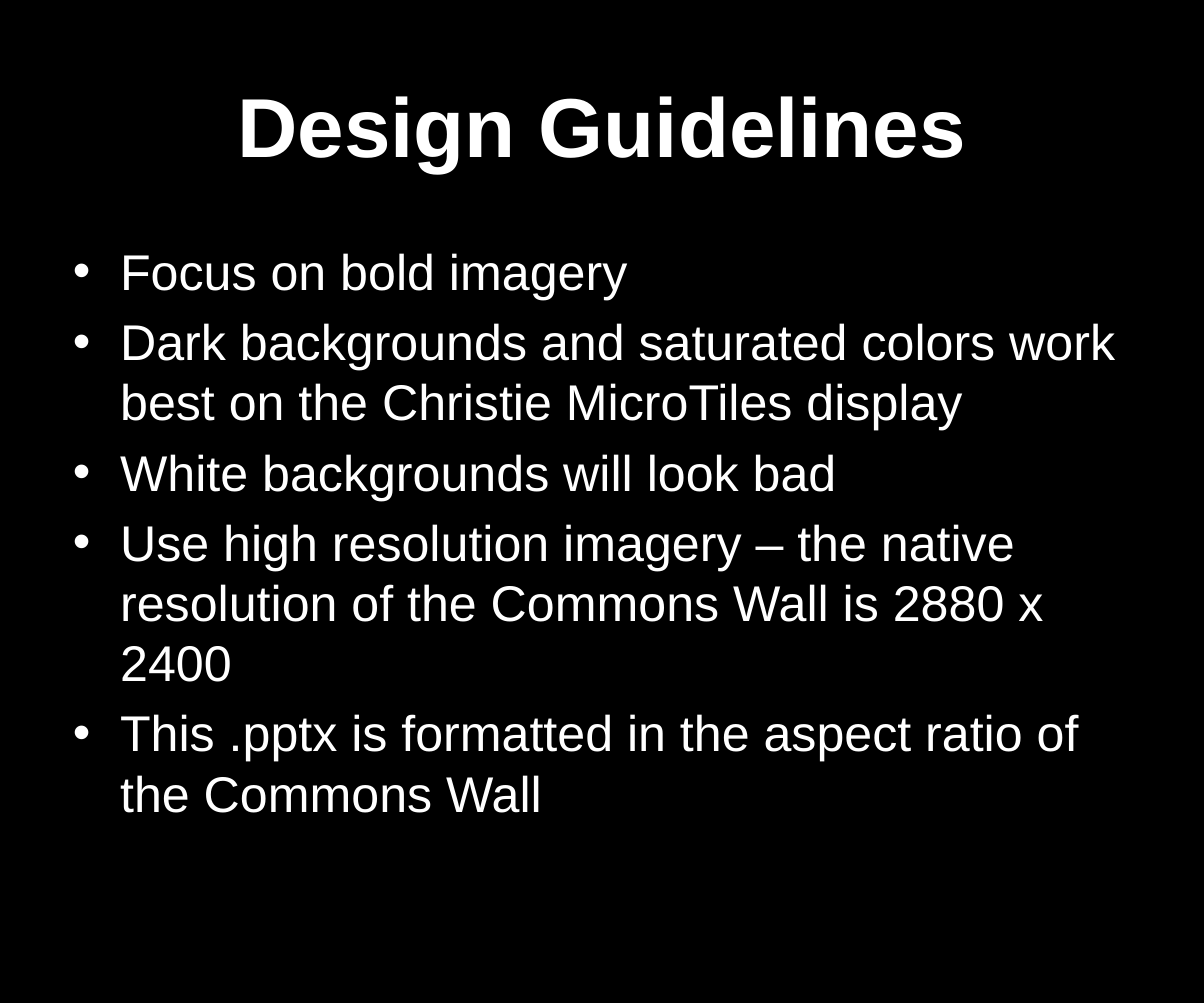
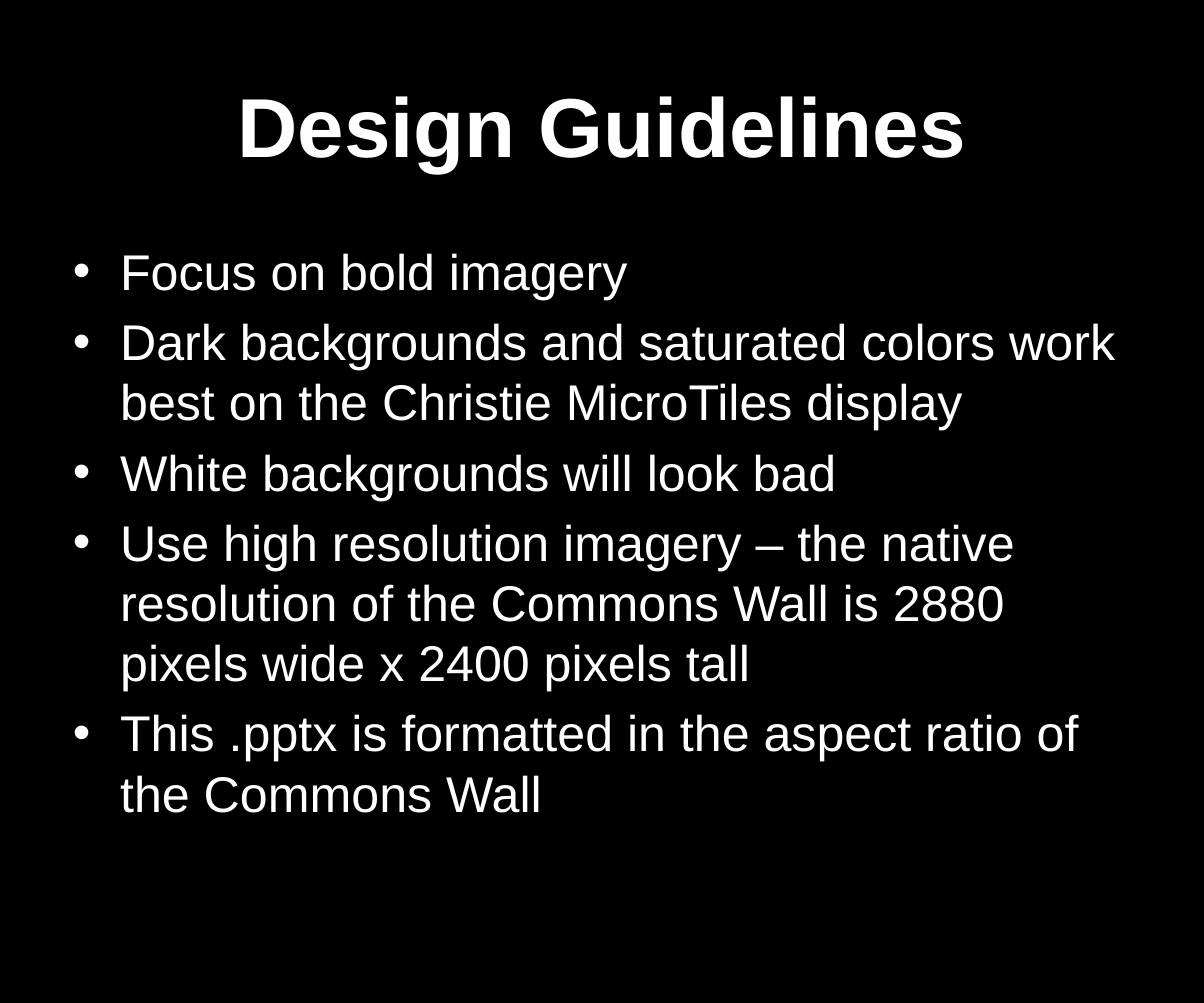
Before and after one commit to NCSU-Libraries/visualization_templates, a slide deck: slide 3 of powerpoint/commons_wall/CommonsWallTemplate.pptx. Drawn at 1204x1003 pixels with LibreOffice and Linux fonts; fonts in the diff are those of the drawing. Boxes give left, top, right and bottom in pixels: in the first picture for what was removed or moved away, otherwise in the second. Text is boxed around its words. In the diff, an @@ line names an element or a change of style, - is before the commit and + after.

Commit message:
clarified resolution
added width and height info

```diff
--- a/powerpoint/commons_wall/CommonsWallTemplate.pptx
+++ b/powerpoint/commons_wall/CommonsWallTemplate.pptx
@@ text at [120, 524, 1015, 691]: text changed @@
-• Use high resolution imagery – the native resolution of the Commons Wall is 2880 x 2400
+• Use high resolution imagery – the native resolution of the Commons Wall is 2880 pixels wide x 2400 pixels tall
```
